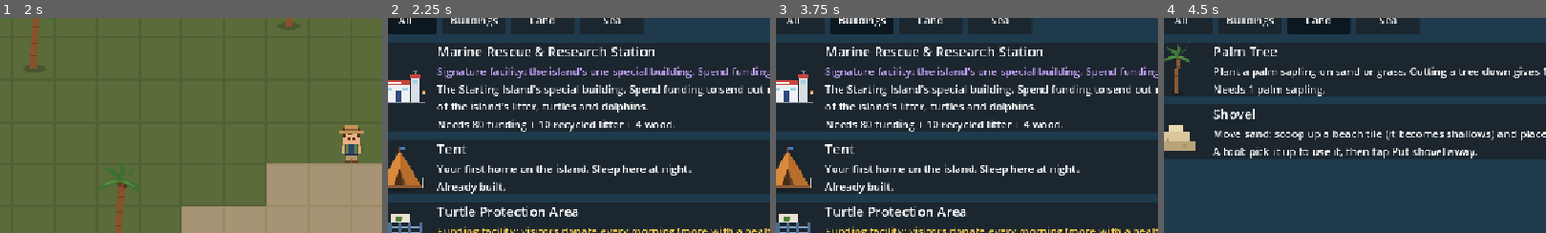
Above: before the commit, frames 1-4 (left to right).
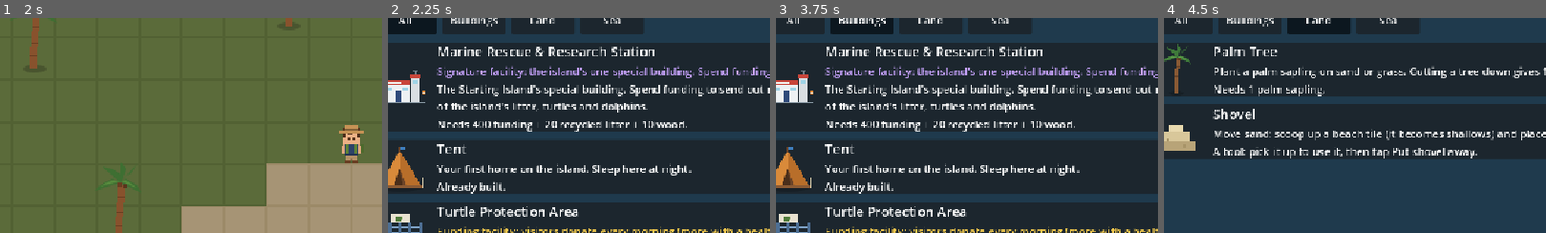
Above: after the commit, the same moments.

Repository: detronics-apps/ocean-haven
Game: Godot game, scene res://scenes/world/ocean_world.tscn
Same seed, same stepped clock (60 frames per second), same inputs: the game is played once before the commit and once after it.
Inputs:
- Up to frame 1 (2 s): click "Let's go!" at 0.5 s; click "Place" at 1.25 s
- Up to frame 2 (2.25 s): click "Build" at 2 s
- Up to frame 3 (3.75 s): click "All" at 2.75 s; click "Buildings" at 3.5 s
- Up to frame 4 (4.5 s): click "Land" at 4.25 s
The pictures show only the part of the screen within x 4-54%, y 16-66%; the shares and areas given below are measured in that part.

Frame 1 is identical in both runs. In frame 2, 1.1% of the frame differs, in the area x 22-79%, y 47-53%; in frame 3, 1.1%; in frame 4, nothing differs.

Commit message:
Smaller, colourful seabird; level labels; houses store 10 per level; sapling grants; pricier station and ship
- The brown noddy becomes a small red-footed booby (white, black wing
  tips, red feet, blue bill), also a tree-nesting tropical seabird.
- Upgradable buildings show their level (Lv N/3).
- A Ranger House stores 10 of each per level (30 at level 3).
- Saplings: carry 5, storable; spare ones go to coastal replanting at the
  Research Station for a small grant.
- Research Station 400 funding + 20 litter + 10 wood; Exploration Ship
  600 + 20 litter + 8 wood. Exploring stays free.

Co-Authored-By: Claude Opus 5.5 <noreply@anthropic.com>
Claude-Session: https://claude.ai/code/session_01ChybPLnAeNJTe6e9JZZe7p

Diff:
--- a/assets/animals/seabird/brown_noddy.svg
+++ /dev/null
@@ -1,13 +0,0 @@
-<svg xmlns="http://www.w3.org/2000/svg" width="32" height="20" viewBox="0 0 32 20" shape-rendering="crispEdges">
-  <!-- Placeholder brown noddy from above, flying right: dark brown body and wings, pale grey-white cap, wedge tail -->
-  <rect x="2" y="2" width="10" height="4" fill="#4a3426"/>
-  <rect x="6" y="5" width="8" height="3" fill="#5a3e2c"/>
-  <rect x="2" y="14" width="10" height="4" fill="#4a3426"/>
-  <rect x="6" y="12" width="8" height="3" fill="#5a3e2c"/>
-  <rect x="8" y="8" width="16" height="4" fill="#5a3e2c"/>
-  <rect x="2" y="8" width="6" height="4" fill="#3d2a1f"/>
-  <rect x="0" y="9" width="2" height="2" fill="#3d2a1f"/>
-  <rect x="22" y="8" width="5" height="4" fill="#d9dde0"/>
-  <rect x="26" y="9" width="1" height="1" fill="#111111"/>
-  <rect x="27" y="9" width="4" height="2" fill="#1c1c1c"/>
-</svg>
--- /dev/null
+++ b/assets/animals/seabird/red_footed_booby.svg
@@ -0,0 +1,14 @@
+<svg xmlns="http://www.w3.org/2000/svg" width="20" height="14" viewBox="0 0 20 14" shape-rendering="crispEdges">
+  <!-- Placeholder red-footed booby from above, flying right: white body and wings with black tips, pink face, pale blue bill, red feet -->
+  <rect x="5" y="1" width="5" height="3" fill="#f4f6f8"/>
+  <rect x="3" y="0" width="2" height="2" fill="#1c1c1c"/>
+  <rect x="5" y="10" width="5" height="3" fill="#f4f6f8"/>
+  <rect x="3" y="12" width="2" height="2" fill="#1c1c1c"/>
+  <rect x="4" y="5" width="11" height="4" fill="#ffffff"/>
+  <rect x="2" y="6" width="2" height="2" fill="#e8ecef"/>
+  <rect x="0" y="5" width="2" height="1" fill="#e8413a"/>
+  <rect x="0" y="8" width="2" height="1" fill="#e8413a"/>
+  <rect x="14" y="5" width="2" height="4" fill="#f2a0b4"/>
+  <rect x="16" y="6" width="3" height="2" fill="#8fc8e8"/>
+  <rect x="15" y="6" width="1" height="1" fill="#1c1c1c"/>
+</svg>
--- a/data/animals/brown_noddy.tres
+++ /dev/null
@@ -1,27 +0,0 @@
-[gd_resource type="Resource" script_class="AnimalData" format=3]
-
-[ext_resource type="Script" path="res://scripts/animals/animal_data.gd" id="1_nod"]
-[ext_resource type="Texture2D" path="res://assets/animals/seabird/brown_noddy.svg" id="2_nod"]
-
-[resource]
-script = ExtResource("1_nod")
-id = &"brown_noddy"
-display_name = "Brown Noddy"
-sprite = ExtResource("2_nod")
-habitat = "Tropical islands and open ocean; nests in trees and bushes"
-diet = "Small fish and squid snatched from the sea surface"
-fact = "Brown noddies build nests of twigs and seaweed in trees and bushes on tropical islands, so they need the island's trees."
-photo_fact = "Noddies got their name from the way they nod their heads to each other when courting."
-help_fact = "Seabirds can get caught in lost fishing line. Picking up line from the beach and the water keeps them safe."
-habitat_terrain = PackedStringArray("", "water", "sand", "grass")
-swim_speed = 60.0
-rest_min = 0.5
-rest_max = 1.5
-shy_distance = 48.0
-discover_distance = 140.0
-calm_speed = 40.0
-curious = false
-interact_distance = 80.0
-flies = true
-circles_litter = true
-can_tangle = true
--- /dev/null
+++ b/data/animals/red_footed_booby.tres
@@ -0,0 +1,27 @@
+[gd_resource type="Resource" script_class="AnimalData" format=3]
+
+[ext_resource type="Script" path="res://scripts/animals/animal_data.gd" id="1_boo"]
+[ext_resource type="Texture2D" path="res://assets/animals/seabird/red_footed_booby.svg" id="2_boo"]
+
+[resource]
+script = ExtResource("1_boo")
+id = &"red_footed_booby"
+display_name = "Red-footed Booby"
+sprite = ExtResource("2_boo")
+habitat = "Tropical islands and open ocean; nests in trees and bushes"
+diet = "Flying fish and squid, caught by diving into the sea"
+fact = "Red-footed boobies are the smallest boobies, and they build their nests of twigs in trees and bushes, so they need the island's trees."
+photo_fact = "Their name may come from the Spanish word 'bobo', meaning silly, because they were so tame around sailors."
+help_fact = "Seabirds can get caught in lost fishing line. Picking up line from the beach and the water keeps them safe."
+habitat_terrain = PackedStringArray("", "water", "sand", "grass")
+swim_speed = 60.0
+rest_min = 0.5
+rest_max = 1.5
+shy_distance = 48.0
+discover_distance = 140.0
+calm_speed = 40.0
+curious = false
+interact_distance = 80.0
+flies = true
+circles_litter = true
+can_tangle = true
--- a/data/buildings/expedition_boat.tres
+++ b/data/buildings/expedition_boat.tres
@@ -17,15 +17,15 @@
 texture = ExtResource("2_br52n")
 size = Vector2i(2, 1)
 terrain = PackedStringArray("water", "")
-cost_funding = 250
+cost_funding = 600
 one_per_island = true
 requires = &"dock"
 must_touch = &"dock"
 must_touch_count = 2
 placement_hint = "in the water, right next to 2 dock planks"
 fact = "Research vessels carry rangers and scientists far out to sea to study and protect the open ocean."
-cost_items = Dictionary[StringName, int]({&"wood": 3})
-cost_litter = 10
+cost_items = Dictionary[StringName, int]({&"wood": 8})
+cost_litter = 20
 category = &"sea"
 action = &"explore"
 needs_objective = true
--- a/data/buildings/house.tres
+++ b/data/buildings/house.tres
@@ -9,7 +9,7 @@
 script = ExtResource("1_gjtea")
 id = &"house"
 display_name = "Ranger House"
-description = "A proper ranger's home, with solar power. Replaces your tent; sleep here at night. Stores up to 10 wood and 10 sand. You can build 2."
+description = "A proper ranger's home, with solar power. Replaces your tent; sleep here at night. Stores 10 wood, 10 sand and 10 saplings, and 10 more of each for every upgrade (30 at level 3). You can build 2."
 order = 2
 texture = ExtResource("2_22yc1")
 terrain = PackedStringArray("sand", "grass")
--- a/data/buildings/marine_rescue_station.tres
+++ b/data/buildings/marine_rescue_station.tres
@@ -12,12 +12,14 @@
 texture = ExtResource("2_mrs")
 size = Vector2i(3, 2)
 terrain = PackedStringArray("sand", "grass")
-cost_funding = 80
-cost_litter = 10
-cost_items = Dictionary[StringName, int]({&"wood": 4})
+cost_funding = 400
+cost_litter = 20
+cost_items = Dictionary[StringName, int]({&"wood": 10})
 facility = &"signature"
 one_per_island = true
 only_on = &"home_island"
 action = &"missions"
 placement_hint = "on the island"
 fact = "Marine rescue teams respond to stranded and entangled animals, and researchers survey the coast to find out where help is needed most."
+accepts = &"sapling"
+accepts_for = "coastal replanting"
--- a/data/items/sapling.tres
+++ b/data/items/sapling.tres
@@ -10,3 +10,5 @@
 icon = ExtResource("1_sapl")
 is_litter = false
 fact = "Coconut palms can grow from a coconut that floated across the sea: it can drift for months and still sprout."
+carry_limit = 5
+grant_value = 5
--- a/data/regions/home_island.tres
+++ b/data/regions/home_island.tres
@@ -7,37 +7,37 @@
 [ext_resource type="Script" path="res://scripts/animals/arrival_data.gd" id="4_arr"]
 [ext_resource type="Resource" path="res://data/animals/ghost_crab.tres" id="5_crab"]
 [ext_resource type="Resource" path="res://data/animals/bottlenose_dolphin.tres" id="6_dolphin"]
-[ext_resource type="Resource" path="res://data/animals/brown_noddy.tres" id="7_noddy"]
+[ext_resource type="Resource" path="res://data/animals/red_footed_booby.tres" id="7_noddy"]
 
-[sub_resource type="Resource" id="Arrival_Noddy1"]
+[sub_resource type="Resource" id="Arrival_Seabird1"]
 script = ExtResource("4_arr")
 species = ExtResource("7_noddy")
-node_name = "Noddy1"
+node_name = "Seabird1"
 position = Vector2(-200, -80)
 home_radius = 420.0
 island_health = 0.0
 needs_trees = 5
-note = "Brown noddies have come to nest in your palm trees! They circle over floating litter, showing you where it is."
+note = "Red-footed boobies have come to nest in your palm trees! They circle over floating litter, showing you where it is."
 
-[sub_resource type="Resource" id="Arrival_Noddy2"]
+[sub_resource type="Resource" id="Arrival_Seabird2"]
 script = ExtResource("4_arr")
 species = ExtResource("7_noddy")
-node_name = "Noddy2"
+node_name = "Seabird2"
 position = Vector2(150, -150)
 home_radius = 420.0
 island_health = 0.3
 needs_trees = 10
-note = "Another brown noddy is nesting in your palms."
+note = "Another red-footed booby is nesting in your palms."
 
-[sub_resource type="Resource" id="Arrival_Noddy3"]
+[sub_resource type="Resource" id="Arrival_Seabird3"]
 script = ExtResource("4_arr")
 species = ExtResource("7_noddy")
-node_name = "Noddy3"
+node_name = "Seabird3"
 position = Vector2(-80, 150)
 home_radius = 420.0
 island_health = 0.5
 needs_trees = 14
-note = "A third brown noddy has joined them: your palms make a fine seabird colony."
+note = "A third red-footed booby has joined them: your palms make a fine seabird colony."
 
 [sub_resource type="Resource" id="Arrival_Crab2"]
 script = ExtResource("4_arr")
@@ -120,7 +120,7 @@
 [sub_resource type="Resource" id="Health_seabirds"]
 script = ExtResource("3_health")
 kind = &"animals"
-target = &"brown_noddy"
+target = &"red_footed_booby"
 amount = 3
 text = "Seabirds nesting in the palms"
 
@@ -183,4 +183,4 @@
 goals = Array[ExtResource("2_goal")]([SubResource("Goal_found"), SubResource("Goal_cleared"), SubResource("Goal_recovered")])
 discovery_text = "Cleaned and working again, the old sonar unit is the Salvaged Sonar Core! Build an Exploration Ship here and install it to find new islands."
 health = Array[ExtResource("3_health")]([SubResource("Health_clean"), SubResource("Health_oil"), SubResource("Health_turtles"), SubResource("Health_seabirds"), SubResource("Health_turtle_freed"), SubResource("Health_dolphin_freed"), SubResource("Health_crab_freed")])
-arrivals = Array[ExtResource("4_arr")]([SubResource("Arrival …(183 unchanged characters)… rrival_Dolphin5"), SubResource("Arrival_Noddy1"), SubResource("Arrival_Noddy2"), SubResource("Arrival_Noddy3")])
+arrivals = Array[ExtResource("4_arr")]([SubResource("Arrival …(183 unchanged characters)… rrival_Dolphin5"), SubResource("Arrival_Seabird1"), SubResource("Arrival_Seabird2"), SubResource("Arrival_Seabird3")])
--- a/scripts/buildings/building.gd
+++ b/scripts/buildings/building.gd
@@ -138,6 +138,11 @@
 		list.append({"label": "Explore", "do": get_tree().call_group.bind("explore_menu", "open")})
 	if data.action == &"missions" and not damaged:
 		list.append({"label": "Missions", "do": get_tree().call_group.bind("mission_menu", "open")})
+	if data.accepts != &"" and Inventory.available(data.accepts) > 0 and not damaged:
+		var item: ItemData = load("res://data/items/%s.tres" % data.accepts)
+		var n := Inventory.available(data.accepts)
+		list.append({"label": "Give %d %s to %s (+%d funding)" % [n, item.display_name.to_lower() + ("s" if n != 1 else ""),
+			data.accepts_for, n * item.grant_value], "do": give_away})
 	if recycle_value() > 0 and Inventory.total() > 0 and not damaged:
 		list.append({"label": "Recycle %d litter (+%d funding)" % [Inventory.total(), Inventory.total() * recycle_value()],
 			"do": recycle})
@@ -175,6 +180,16 @@
 	_sprite.texture = data.open_texture if is_open else data.texture
 
 
+## Gives every spare `accepts` item (carried and stored) to its project, for a grant.
+func give_away() -> void:
+	var item: ItemData = load("res://data/items/%s.tres" % data.accepts)
+	var n := Inventory.available(item.id)
+	if n <= 0 or not Inventory.use(item.id, n):
+		return
+	Funding.earn(n * item.grant_value, "A grant for the %d %s you gave to %s." % [
+		n, item.display_name.to_lower() + ("s" if n != 1 else ""), data.accepts_for])
+
+
 ## Recycles everything the ranger is carrying into conservation funding.
 func recycle() -> void:
 	var pieces := Inventory.total()
@@ -235,13 +250,14 @@
 	return maxi(capacity() - animals_here(), 0)
 
 
-## Upgrades add 1 per tier to whatever it does.
+## Upgrades add 1 per tier to what it does (storage: see storage()).
 func capacity() -> int:
 	return _upgraded(data.animal_capacity)
 
 
+## Each tier stores the full amount again (a Ranger House: 10, 20, 30 of each).
 func storage() -> int:
-	return _upgraded(data.storage)
+	return data.storage * tier
 
 
 func recycle_value() -> int:
@@ -310,9 +326,15 @@
 func stats() -> String:
 	if damaged:
 		return "Damaged"
-	var note := "Secured" if secured and RareEvents.is_coming() else ""
+	var lines: Array[String] = []
+	if data.max_tier > 1:
+		lines.append("Lv %d/%d" % [tier, data.max_tier])
 	var numbers := _numbers()
-	return numbers + ("\n" if numbers and note else "") + note
+	if numbers:
+		lines.append(numbers)
+	if secured and RareEvents.is_coming():
+		lines.append("Secured")
+	return "\n".join(lines)
 
 
 func _numbers() -> String:
--- a/scripts/buildings/building_data.gd
+++ b/scripts/buildings/building_data.gd
@@ -28,7 +28,8 @@
 ## How much of each storable item (wood, sand) it can keep (0 = not a store).
 @export var storage := 0
 ## Upgrades: how many tiers it has (1 = can't be upgraded). Each tier adds 1 to what
-## it does: +1 turtle (animal_capacity), +1 storage, or +1 funding per recycled piece.
+## it does: +1 turtle (animal_capacity), +1 funding per recycled piece, or the full `storage`
+## again (a Ranger House stores 10 / 20 / 30).
 @export var max_tier := 1
 ## Its picture at each upgrade tier (tier 1 first; empty = `texture` at every tier).
 @export var tier_textures: Array[Texture2D] = []
@@ -82,6 +83,11 @@
 @export var draw_texture := true
 ## Not placed: choosing it in the Build menu picks up a tool instead ("shovel").
 @export var tool: StringName
+## Item id spare ones can be given here to a conservation project (e.g. "sapling" at the
+## Research Station: coastal replanting), for a grant of the item's grant_value each.
+@export var accepts: StringName
+## What the project is, for the action and the grant ("coastal replanting").
+@export var accepts_for: String
 ## Funding paid for each piece of litter recycled here (0 = not a recycling centre).
 @export var recycle_value := 0
 ## A walkway over the water (dock planks): the ranger can walk on it, boats bump into it.
--- a/scripts/systems/item_data.gd
+++ b/scripts/systems/item_data.gd
@@ -11,6 +11,9 @@
 @export var entangles := false
 ## Pollution only the ranger's own boat cleans up (oil): not carried, patrol boats leave it.
 @export var ranger_cleans := false
+## Spare ones can be given to a conservation project (BuildingData.accepts) for a grant of this
+## much funding each, e.g. saplings to coastal replanting (0 = not wanted).
+@export var grant_value := 0
 ## Picking it up marks this progress flag (Fleet.mark), e.g. the wreck's old sonar unit.
 @export var flag: StringName
 ## Said when it's picked up, instead of "... cleaned up!".
--- a/tests/test_funding.gd
+++ b/tests/test_funding.gd
@@ -97,6 +97,10 @@
 	_expect("Store 3 wood" in labels, "offers to store wood (%s)" % [labels])
 	home.actions().filter(func(a: Dictionary) -> bool: return a.label == "Store 3 wood")[0].do.call()
 	_expect(inventory.count(&"wood") == 0 and inventory.stored(&"wood") == 3, "wood stored in the house")
+	_expect(home.storage() == 10, "a house stores 10 of each")
+	home.tier = 3
+	_expect(home.storage() == 30 and home.stats().begins_with("Lv 3/3"), "at level 3 it stores 30 (and shows its level)")
+	home.tier = 1
 	inventory.add(load("res://data/items/wood.tres"), 1)
 	_expect(inventory.use(&"wood", 2) and inventory.count(&"wood") == 0 and inventory.stored(&"wood") == 2,
 		"building uses carried wood first, then stored")
--- a/tests/test_island_health.gd
+++ b/tests/test_island_health.gd
@@ -29,7 +29,7 @@
 	_expect(get_nodes_in_group("debris").size() >= 30, "a new game starts with about 30 pieces of litter (%d)" % get_nodes_in_group("debris").size())
 	var names := func(list: Array) -> Array: return list.map(func(a: Node) -> String: return String(a.name))
 	var first: Array = names.call(arrivals.check(world))
-	_expect(first == ["Noddy1"], "while it's polluted only a seabird comes (it needs palms, not a clean beach) (%s)" % [first])
+	_expect(first == ["Seabird1"], "while it's polluted only a seabird comes (it needs palms, not a clean beach) (%s)" % [first])
 	var start: float = health.of(self, home)
 	_expect(start > 0.0 and start < 0.5, "the Starting Island starts in poor health (%.2f)" % start)
 	# Clean up all its litter.
@@ -53,7 +53,7 @@
 	came = names.call(arrivals.check(world))
 	_expect("Dolphin1" in came and not "Dolphin3" in came and count.call(&"bottlenose_dolphin") == 2,
 		"cleaner water: a second dolphin (the rest wait for other islands to recover) (%s)" % [came])
-	_expect(count.call(&"brown_noddy") == 3, "three seabirds nest in the palms of a healthy island")
+	_expect(count.call(&"red_footed_booby") == 3, "three seabirds nest in the palms of a healthy island")
 	_expect(is_equal_approx(health.of(self, home), 1.0), "clean, animals freed, 6 turtles, 3 seabirds: fully healthy")
 
 	# Seabirds need full-grown palms: cut too many and one flies off (back when they regrow).
@@ -61,20 +61,20 @@
 	for i in 4:
 		palms[i].free()
 	arrivals.check(world)
-	var noddy3: Node2D = world.get_node("Noddy3")
-	_expect(not noddy3.visible and not noddy3.is_in_group("animals") and count.call(&"brown_noddy") == 2,
+	var seabird3: Node2D = world.get_node("Seabird3")
+	_expect(not seabird3.visible and not seabird3.is_in_group("animals") and count.call(&"red_footed_booby") == 2,
 		"13 palms left: the third seabird flies off")
 	_expect(health.of(self, home) < 1.0, "and the island is a little less healthy")
 	var planted: Node = world.get_node("BuildMode").add_building(load("res://data/buildings/palm_tree.tres"), Vector2i(-2, -8))
 	planted.built_day = -10  # full grown
 	arrivals.check(world)
-	_expect(noddy3.visible and count.call(&"brown_noddy") == 3, "a palm grows back: it returns")
-	var noddy1: Node2D = world.get_node("Noddy1")
-	noddy1.global_position = Vector2(-900, 700)
+	_expect(seabird3.visible and count.call(&"red_footed_booby") == 3, "a palm grows back: it returns")
+	var seabird1: Node2D = world.get_node("Seabird1")
+	seabird1.global_position = Vector2(-900, 700)
 	var net: Node = world.get_node("LitterSpawner").spawn_at(load("res://data/items/plastic_bottle.tres"), Vector2(-250, -400), true)
 	var spots := 0
 	for i in 20:
-		if noddy1.call("_pick_target").distance_to(net.global_position) < 40.0:
+		if seabird1.call("_pick_target").distance_to(net.global_position) < 40.0:
 			spots += 1
 	_expect(spots == 20, "seabirds circle over floating litter near their home")
 	net.free()
--- a/tests/test_missions.gd
+++ b/tests/test_missions.gd
@@ -31,6 +31,14 @@
 	build_mode.cancel()
 	_expect(build_mode.placement_problem(station, Vector2i(-10, -4)).contains("already has"), "one per island")
 	var building: Node2D = get_nodes_in_group("buildings").filter(func(b: Node) -> bool: return b.data.id == &"marine_rescue_station")[0]
+
+	# --- Spare saplings go to coastal replanting, for a grant ---
+	var inventory := root.get_node("Inventory")
+	inventory.add(load("res://data/items/sapling.tres"), 9)
+	_expect(inventory.count(&"sapling") == 5, "you can carry 5 saplings")
+	var funds_before: int = funding.balance
+	building.give_away()
+	_expect(inventory.available(&"sapling") == 0 and funding.balance == funds_before + 25, "5 saplings given away for 25 funding")
 
 	# --- The mission screen ---
 	var player: Node2D = world.get_node("Player")
--- a/tests/test_nesting.gd
+++ b/tests/test_nesting.gd
@@ -92,7 +92,7 @@
 	world.get_node("Player").global_position = area.global_position + Vector2(-40, 20)
 	await process_frame
 	await process_frame
-	_expect(area.get_node("Hint").visible and area.get_node("Hint").text.begins_with("Turtles 4/4"),
+	_expect(area.get_node("Hint").visible and area.get_node("Hint").text.contains("Turtles 4/4") and area.get_node("Hint").text.begins_with("Lv 1/3"),
 		"the area shows 'Turtles 4/4' (%s)" % area.get_node("Hint").text)
 	world.get_node("Player").global_position = Vector2(-600, 400)
 
Not shown, changed: assets/animals/seabird/red_footed_booby.svg.import
Not shown, changed: CLAUDE.md
Not shown, changed: docs/MASTER_PLAN.md
